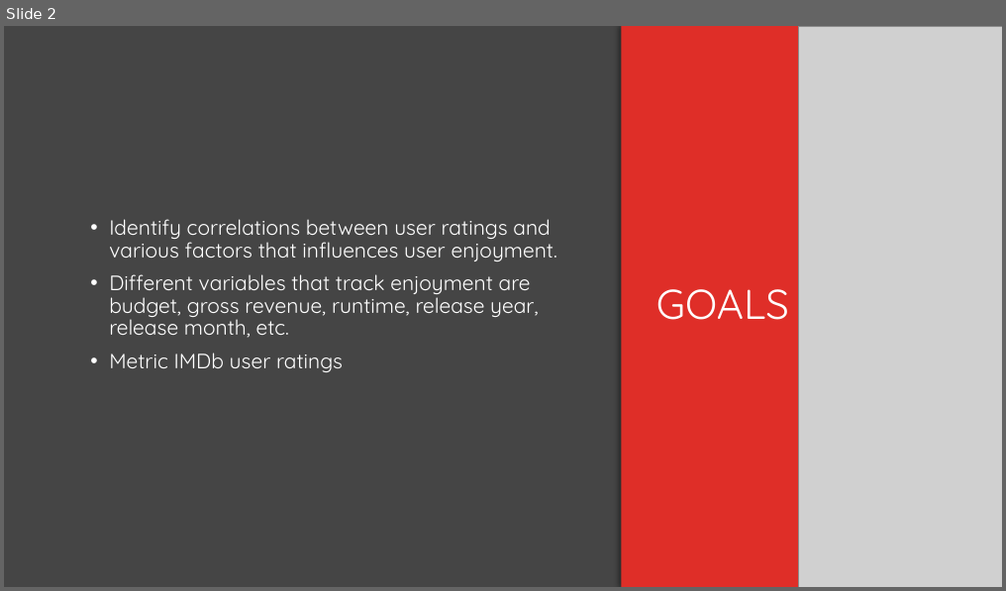
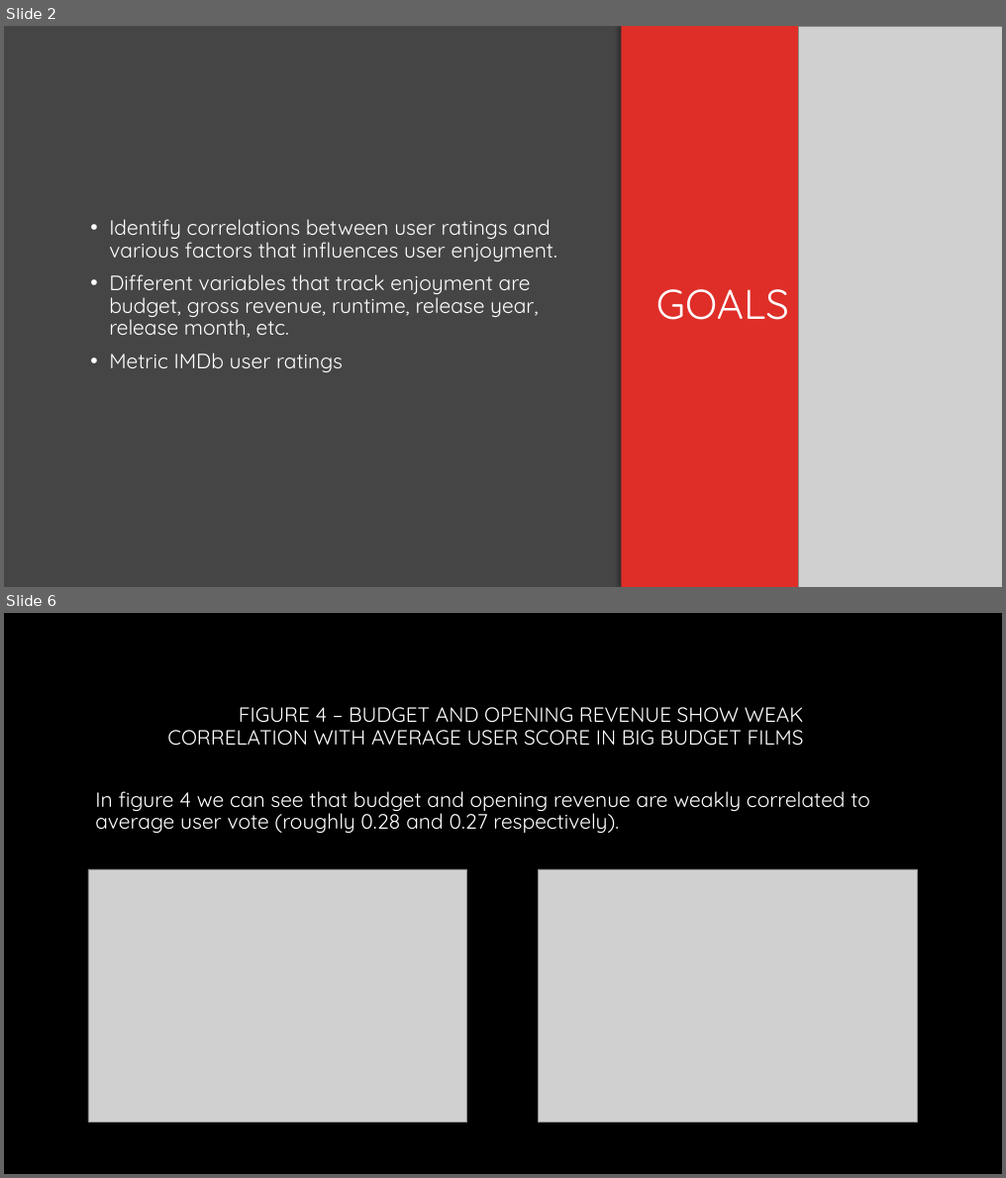
Before and after one commit to gspahlin/Movie_analysis, a slide deck: Movies.pptx. Shown one above the other, each under a label of ours: slide 2 before the commit, slides 2 and 6 after it; the slides between them are not shown. The pictures are 1006x591 and 1006x1178 pixels, drawn with LibreOffice and Linux fonts; fonts in the diff are those of the drawing; grey boxes stand for pictures; background and template pictures are left out. Boxes give left, top, right and bottom in pixels: in the first picture for what was removed or moved away, otherwise in the second. Text is boxed around its words. In the diff, an @@ line names an element or a change of style, - is before the commit and + after.

```diff
--- a/Movies.pptx
+++ b/Movies.pptx
@@ slide 6 added at <box>4,613,1002,1174</box>, background #000000 @@
@@ title added at <box>167,707,804,746</box>, 19.8 pt, text #FFFFFF @@
+FIGURE 4 – BUDGET AND OPENING REVENUE SHOW WEAK CORRELATION WITH AVERAGE USER SCORE IN BIG BUDGET FILMS
@@ text added at <box>95,791,870,834</box>, 20 pt, text #FFFFFF @@
+In figure 4 we can see that budget and opening revenue are weakly correlated to average user vote (roughly 0.28 and 0.27 respectively).
@@ picture added at <box>88,869,466,1123</box> @@
@@ picture added at <box>539,869,918,1123</box> @@
```
Also in this commit, not shown: 1 slide changed, 4 other slides added, 3 slides removed.
